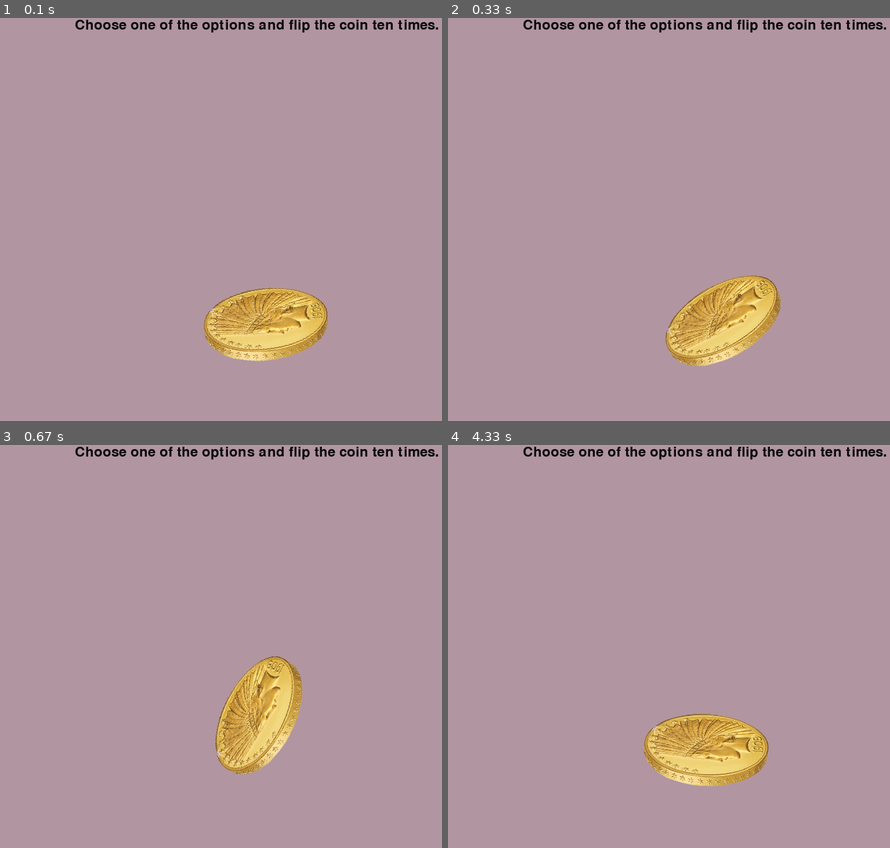
Above: before the commit, frames 1-4 (two rows, left to right).
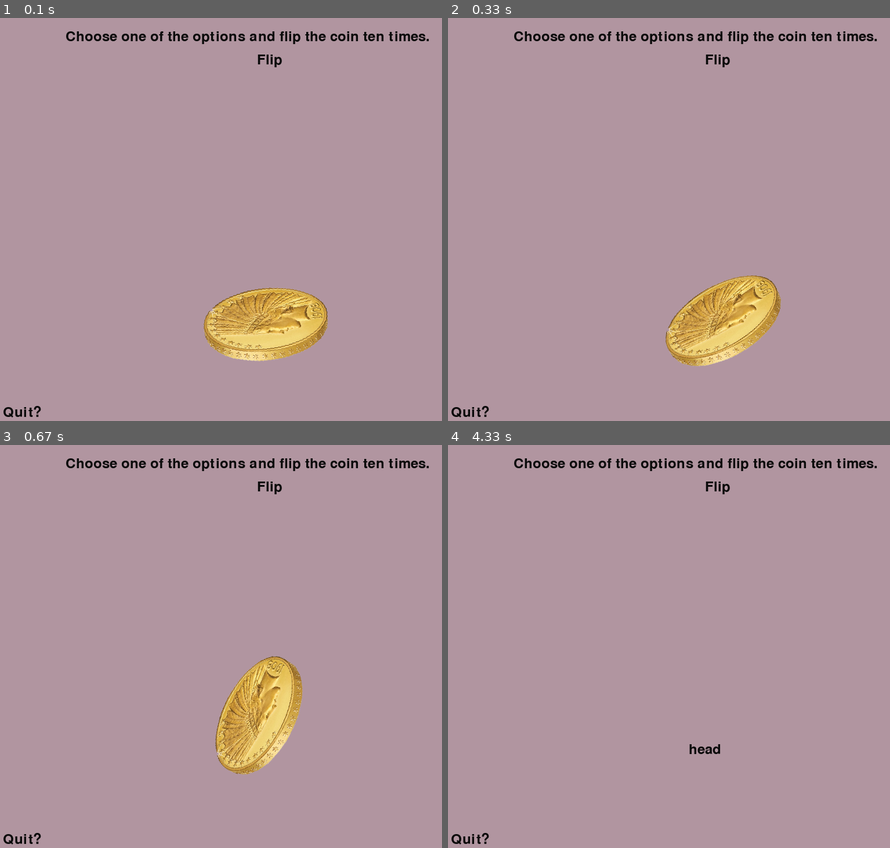
Above: after the commit, the same moments.

Repository: Glasgow19/team-12
Game: pygame game, started from coinflip.py
Two runs of this game, one before a commit and one after it. Both use one fixed random seed, a clock stepped at 60 frames per second and the inputs below.
Inputs:
- Up to frame 1 (0.1 s): no input
- Up to frame 2 (0.33 s): no input
- Up to frame 3 (0.67 s): no input
- Up to frame 4 (4.33 s): no input

The runs differ from the first frame. In frame 1, 2.0% of the frame differs, in the area x 0-100%, y 0-100%; in frame 2, 2.0%; in frame 3, 2.0%; in frame 4, 6.0%.

Commit message:
coin flip with random outcome

Diff:
--- a/coinflip.py
+++ b/coinflip.py
@@ -1,6 +1,7 @@
-import sys, pygame
+import sys, pygame, random
 
 pygame.init()
+
 
 size = width, height = 900, 700
 speed = [0, 2]
@@ -14,8 +15,19 @@
 font = pygame.font.Font(None, 36)
 text = font.render("Choose one of the options and flip the coin ten times.", 1, (10, 10, 10))
 textpos = text.get_rect()
-textpos.centerx = background.get_rect().centerx
+textpos = (120, 20)
 background.blit(text, textpos)
+
+font = pygame.font.Font(None, 36)
+quit = font.render("Quit?", 1, (10, 10, 10))
+quitpos = quit.get_rect(center =(45, height-20))
+background.blit(quit, quitpos)
+
+font = pygame.font.Font(None, 36)
+flip = font.render("Flip", 1, (10, 10, 10))
+flippos = (background.get_rect().centerx, 60)
+background.blit(flip, flippos)
+
 
 image = pygame.image.load("pictures/coin.png")
 coin = pygame.transform.scale(image, (300, 200))
@@ -23,27 +35,42 @@
 coinrect = coin.get_rect(center =(width/2, height*3/4))
 screen.blit(background,(0,0))
 
-for x in range (200):
-    coinrect = coinrect.move(0,-2)
-    coin = pygame.transform.scale(image, (300, 200))
-    screen.blit(pygame.transform.rotate(coin,x), coinrect)
-    pygame.display.update()
-    pygame.time.delay(10)
+def flip_coin(screen, coinrect, coin, image):
+    r = random.randint(0,1)
+    for x in range (200):
+        coinrect = coinrect.move(0,-2)
+        coin = pygame.transform.scale(image, (300, 200))
+        screen.blit(pygame.transform.rotate(coin,x), coinrect)
+        pygame.display.update()
+        pygame.time.delay(10)
 
+        screen.blit(background,(0,0))
+        pygame.display.flip()
+
+    for x in range (200):
+        coinrect = coinrect.move(0,2)
+        coin = pygame.transform.scale(image, (300, 200))
+        screen.blit(pygame.transform.rotate(coin,200+x), coinrect)
+        pygame.display.update()
+        pygame.time.delay(10)
+
+        screen.blit(background,(0,0))
+        pygame.display.flip()
+
+    if r==1:
+        result = "head"
+    else:
+        result = "tail"
+
+    font = pygame.font.Font(None, 36)
+    result = font.render(result, 1, (10, 10, 10))
+    resultpos = result.get_rect(center =(width/2, height*3/4))
+    background.blit(result, resultpos)
     screen.blit(background,(0,0))
-    pygame.display.flip()
 
-for x in range (200):
-    coinrect = coinrect.move(0,2)
-    coin = pygame.transform.scale(image, (300, 200))
-    screen.blit(pygame.transform.rotate(coin,200+x), coinrect)
-    pygame.display.update()
-    pygame.time.delay(10)
 
-    screen.blit(background,(0,0))
-    pygame.display.flip()
+flip_coin(screen, coinrect, coin, image)
 
-screen.blit(coin, coinrect)
 pygame.display.update()
 
 while 1:
